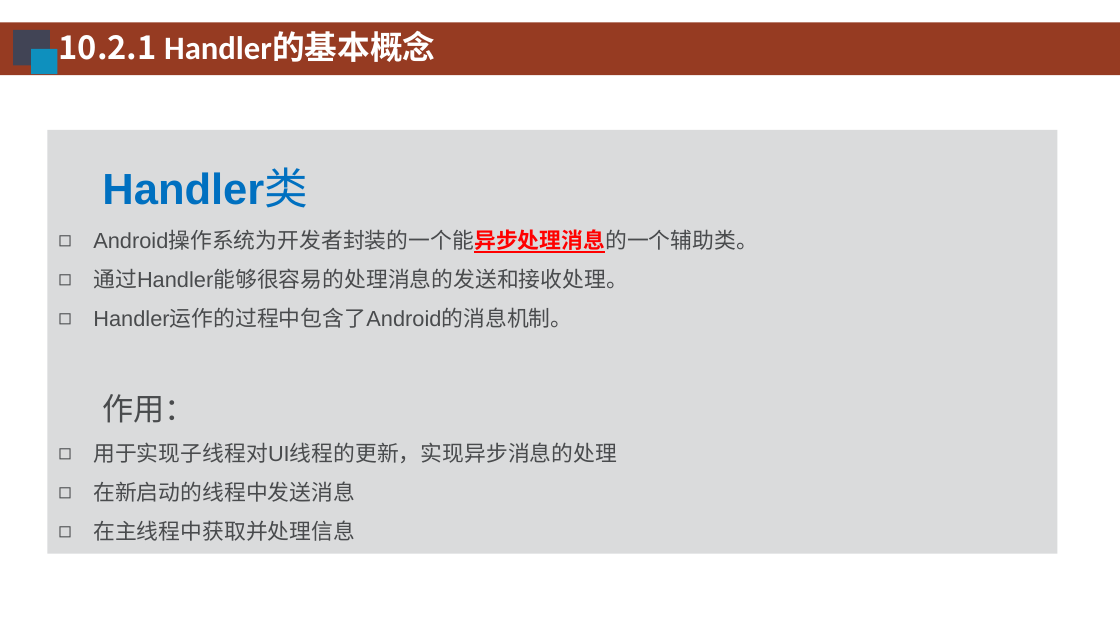
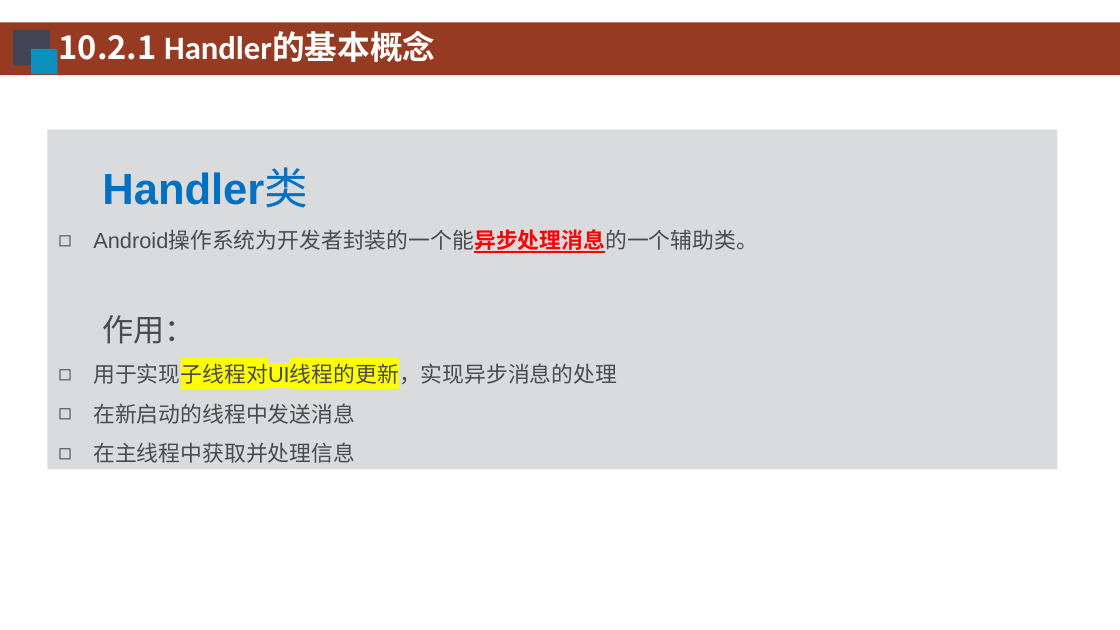
Before and after one commit to HBU/Android-PPT, a slide deck: slide 8 of 10.0 -- 线程 ------- 第10章.pptx (slide 9 before the commit). Drawn at 1120x630 pixels with LibreOffice and Linux fonts; fonts in the diff are those of the drawing; background and template pictures are left out. Boxes give left, top, right and bottom in pixels: in the first picture for what was removed or moved away, otherwise in the second. Text is boxed around its words. In the diff, an @@ line names an element or a change of style, - is before the commit and + after.

```diff
--- a/10.0 -- 线程 ------- 第10章.pptx
+++ b/10.0 -- 线程 ------- 第10章.pptx
@@ rectangle "Handler类": place and size @@
-rectangle "Handler类" at bbox=[47, 130, 1057, 553]
+rectangle "Handler类" at bbox=[47, 130, 1057, 469]
@@ text in rectangle at bbox=[93, 268, 628, 328]: paragraphs removed @@
-◻ 通过Handler能够很容易的处理消息的发送和接收处理。
-◻ Handler运作的过程中包含了Android的消息机制。
@@ text in rectangle at bbox=[93, 361, 617, 389]: highlight none to #FFFF00 in "用于实现子线程对UI线程的更新，实现异步消息的处理" @@
```
Also in this commit, not shown: 14 other slides changed, 3 slides removed.
